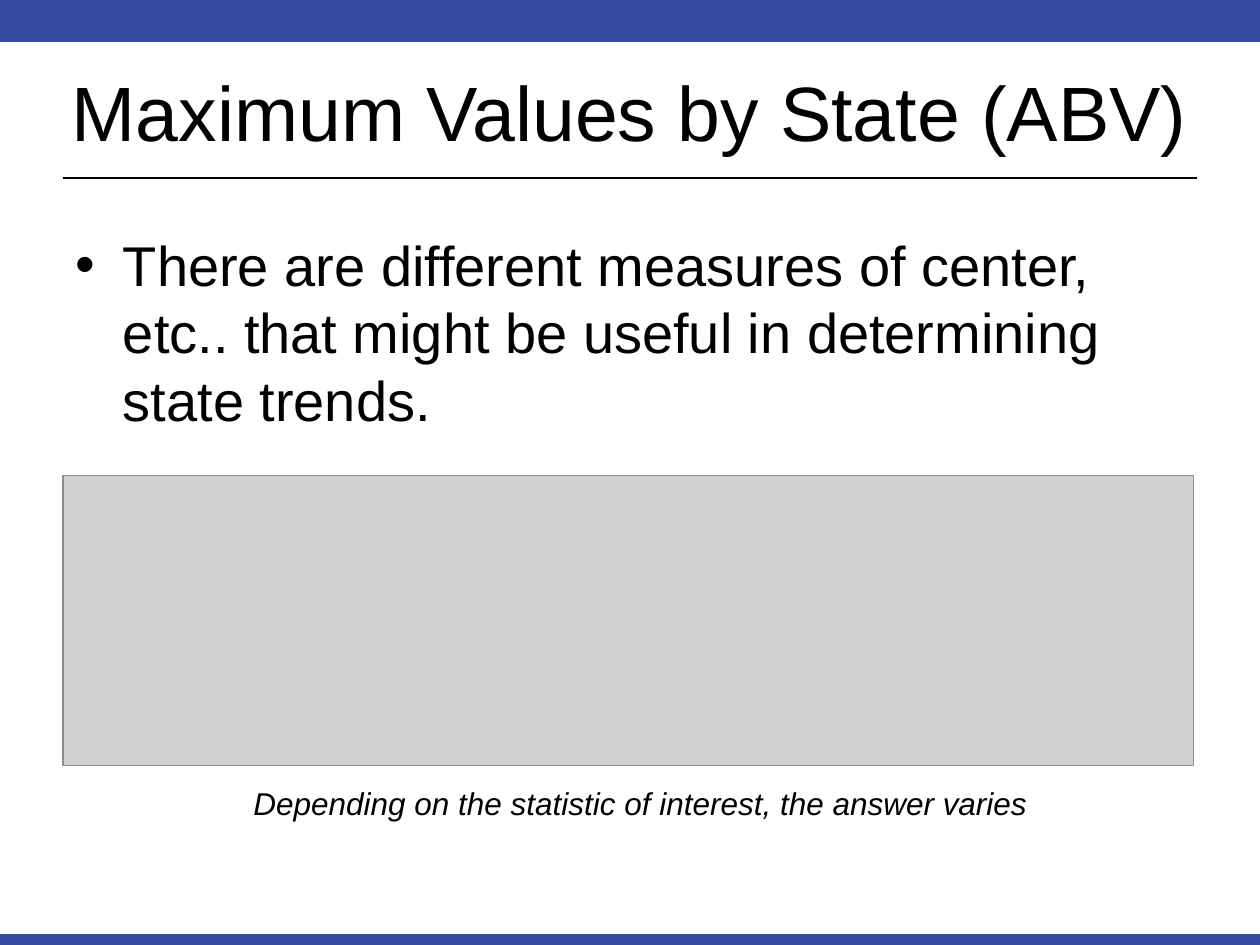
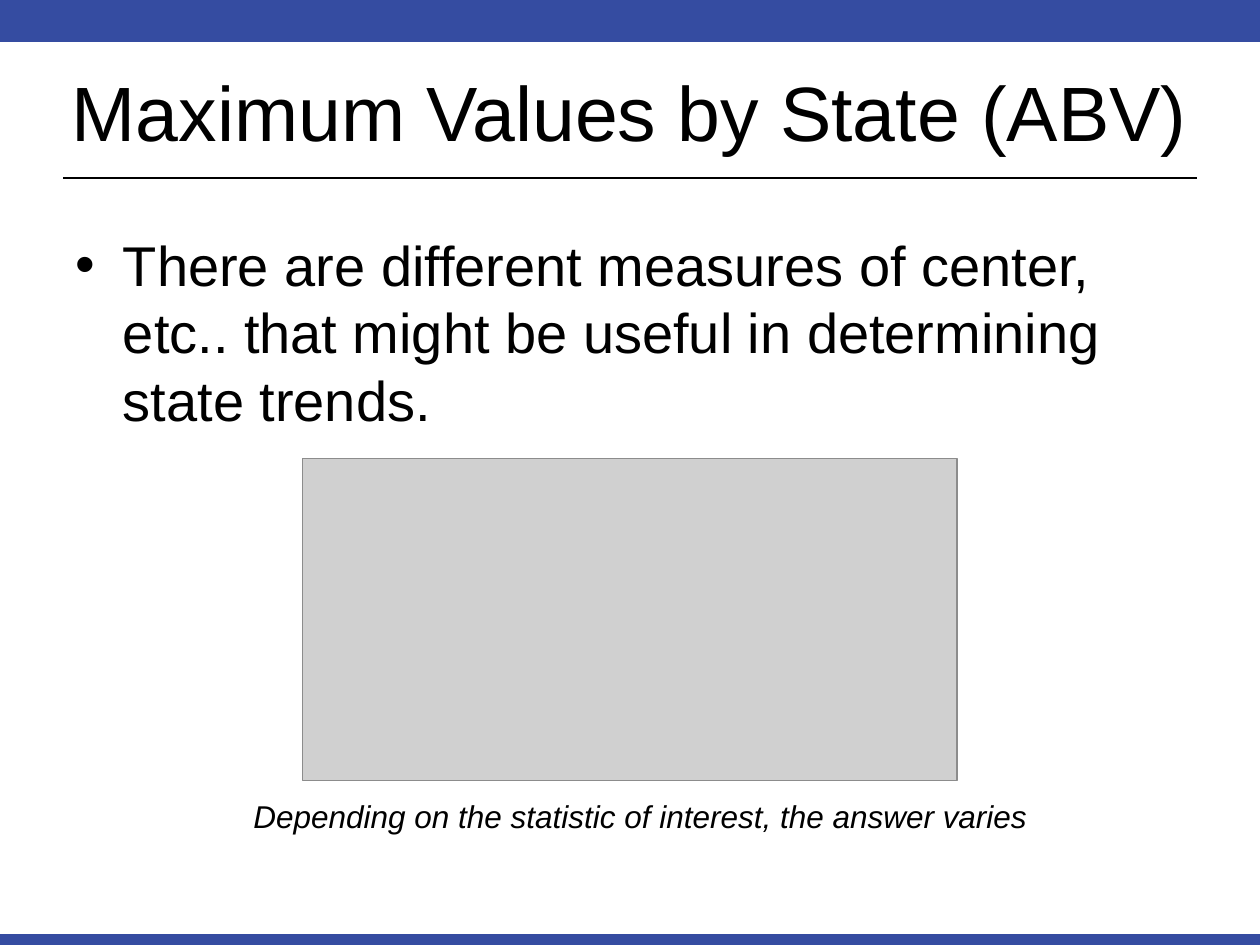
Before and after one commit to RobinsonCW/BeerAnalysis, a slide deck: slide 8 of presentation/DS6306_Proj1_Final_Presentation.pptx. Drawn at 1260x945 pixels with LibreOffice and Linux fonts; fonts in the diff are those of the drawing; grey boxes stand for pictures. Boxes give left, top, right and bottom in pixels: in the first picture for what was removed or moved away, otherwise in the second. Text is boxed around its words. In the diff, an @@ line names an element or a change of style, - is before the commit and + after.

```diff
--- a/presentation/DS6306_Proj1_Final_Presentation.pptx
+++ b/presentation/DS6306_Proj1_Final_Presentation.pptx
@@ picture: place and size @@
-picture at box(63, 475, 1193, 765)
+picture at box(302, 459, 956, 781)
@@ text "Depending on the statistic of ...": place and size @@
-text "Depending on the statistic of ..." at box(253, 792, 1027, 821)
+text "Depending on the statistic of ..." at box(253, 805, 1027, 834)
```
Also in this commit, not shown: 3 other slides changed, 4 other files.
